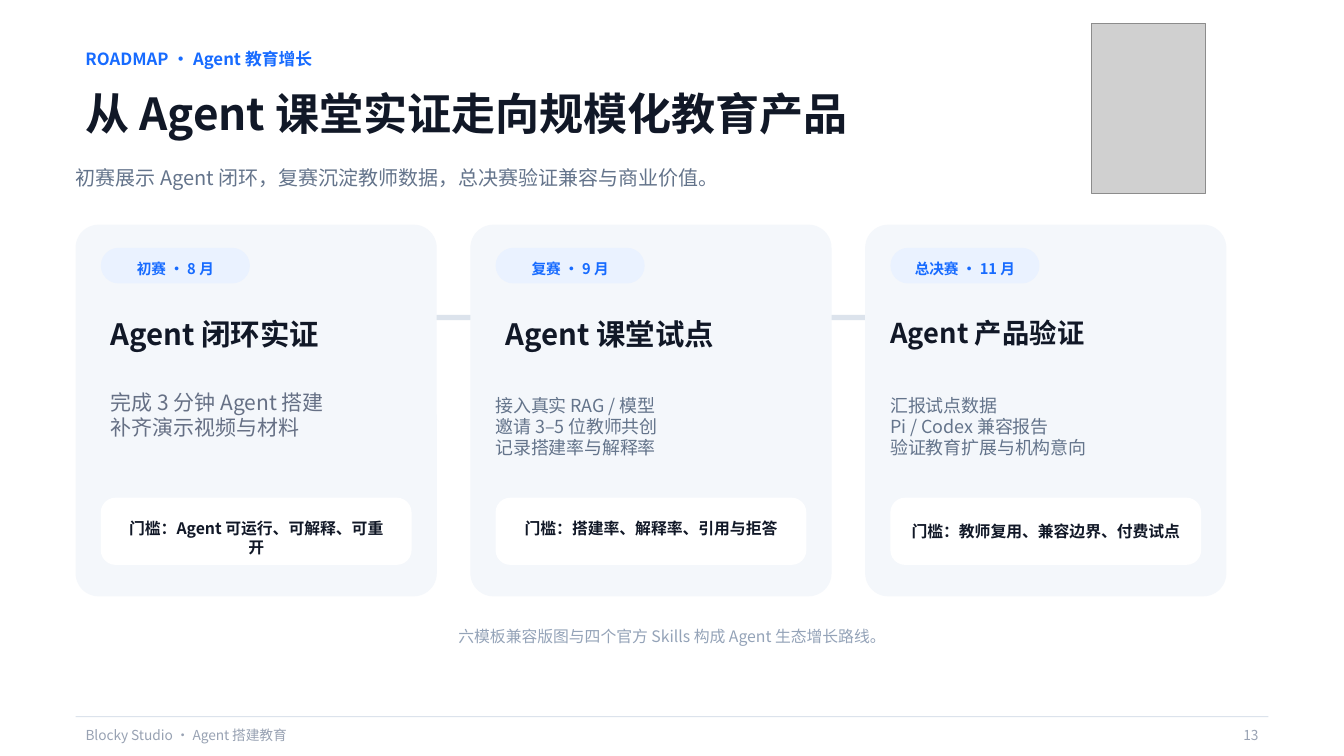
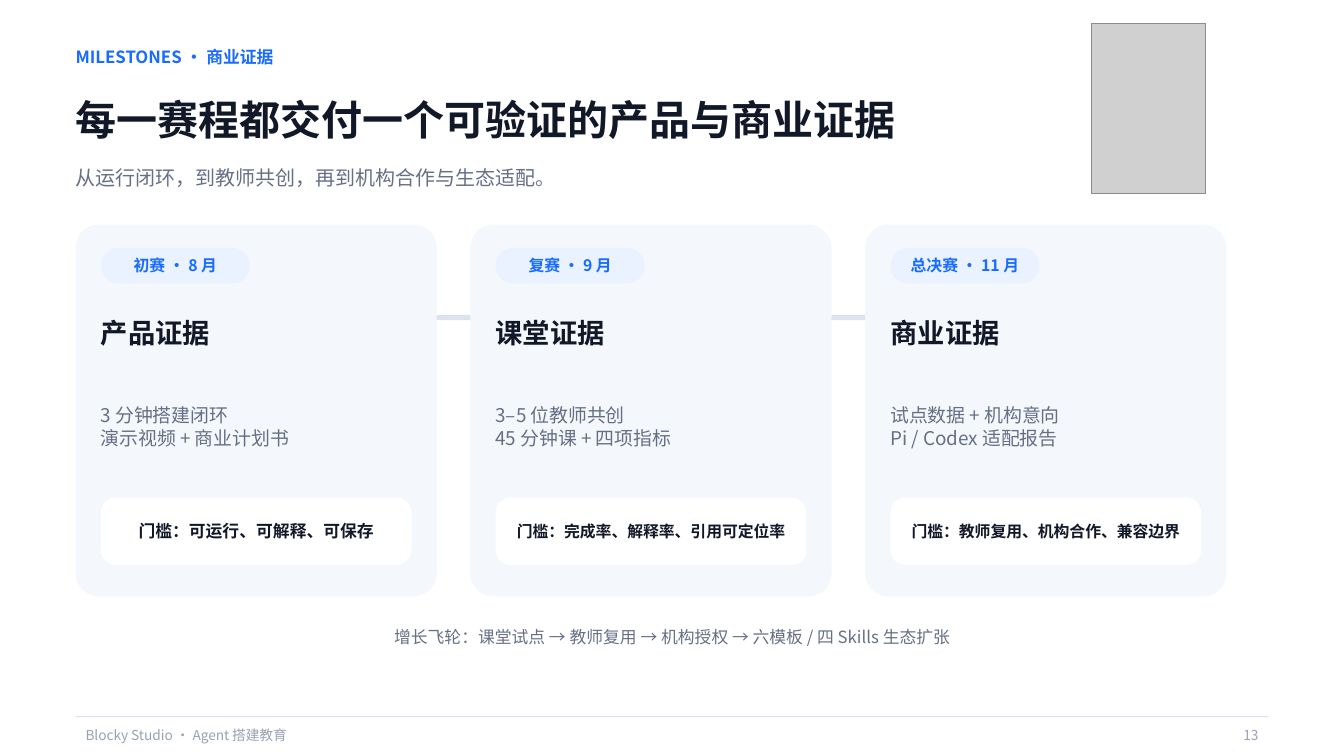
Before and after one commit to q2955161835-debug/Blocky-AI, a slide deck: slide 13 of PPT与商业计划书/Blocky-Studio-息壤杯-AI+教育.pptx. Drawn at 1344x756 pixels with LibreOffice and Linux fonts; fonts in the diff are those of the drawing; grey boxes stand for pictures. Boxes give left, top, right and bottom in pixels: in the first picture for what was removed or moved away, otherwise in the second. Text is boxed around its words. In the diff, an @@ line names an element or a change of style, - is before the commit and + after.

```diff
--- a/PPT与商业计划书/Blocky-Studio-息壤杯-AI+教育.pptx
+++ b/PPT与商业计划书/Blocky-Studio-息壤杯-AI+教育.pptx
@@ text at [76,48,273,65]: text changed @@
-ROADMAP · Agent 教育增长
+MILESTONES · 商业证据
@@ text at [76,99,896,139]: text changed; size 31.5 to 29.2 pt @@
-从 Agent 课堂实证走向规模化教育产品
+每一赛程都交付一个可验证的产品与商业证据
@@ text at [76,168,556,187]: text changed; text colour #64748B to #667085 @@
-初赛展示 Agent 闭环，复赛沉淀教师数据，总决赛验证兼容与商业价值。
+从运行闭环，到教师共创，再到机构合作与生态适配。
@@ size 10.5 to 11.2 pt; vertical alignment top to middle in 3 elements at [134,257,217,273], [529,256,612,277], [911,257,1019,273] @@
@@ vertical alignment top to middle in 7 elements at [139,522,374,539], [517,523,785,539], [101,406,289,447], [496,319,605,346], [76,48,273,65], [76,99,896,139], [101,320,210,346] @@
@@ text at [101,320,210,346]: text changed; size 21 to 19.5 pt @@
-Agent 闭环实证
+产品证据
@@ text at [496,319,605,346]: text changed; size 21 to 19.5 pt @@
-Agent 课堂试点
+课堂证据
@@ text at [890,319,999,346]: text changed @@
-Agent 产品验证
+商业证据
@@ text at [101,406,289,447]: text changed; size 15 to 13.5 pt @@
-完成 3 分钟 Agent 搭建
-补齐演示视频与材料
+3 分钟搭建闭环
+演示视频 + 商业计划书
@@ text at [496,406,671,447]: text changed; size 12.8 to 13.5 pt; text colour #64748B to #667085 @@
-接入真实 RAG / 模型
-邀请 3–5 位教师共创
-记录搭建率与解释率
+3–5 位教师共创
+45 分钟课 + 四项指标
@@ text at [890,406,1059,447]: text changed; size 12.8 to 13.5 pt; text colour #64748B to #667085 @@
-汇报试点数据
-Pi / Codex 兼容报告
-验证教育扩展与机构意向
+试点数据 + 机构意向
+Pi / Codex 适配报告
@@ text at [139,522,374,539]: text changed; size 11.2 to 12 pt @@
-门槛：Agent 可运行、可解释、可重开
+门槛：可运行、可解释、可保存
@@ text at [517,523,785,539]: text changed @@
-门槛：搭建率、解释率、引用与拒答
+门槛：完成率、解释率、引用可定位率
@@ text at [912,523,1180,539]: text changed @@
-门槛：教师复用、兼容边界、付费试点
+门槛：教师复用、机构合作、兼容边界
@@ text at [394,629,950,645]: text changed; size 11.2 to 12 pt; text colour #94A3B8 to #667085 @@
-六模板兼容版图与四个官方 Skills 构成 Agent 生态增长路线。
+增长飞轮：课堂试点 → 教师复用 → 机构授权 → 六模板 / 四 Skills 生态扩张
```
Also in this commit, not shown: 13 other slides changed, 1 other file.
